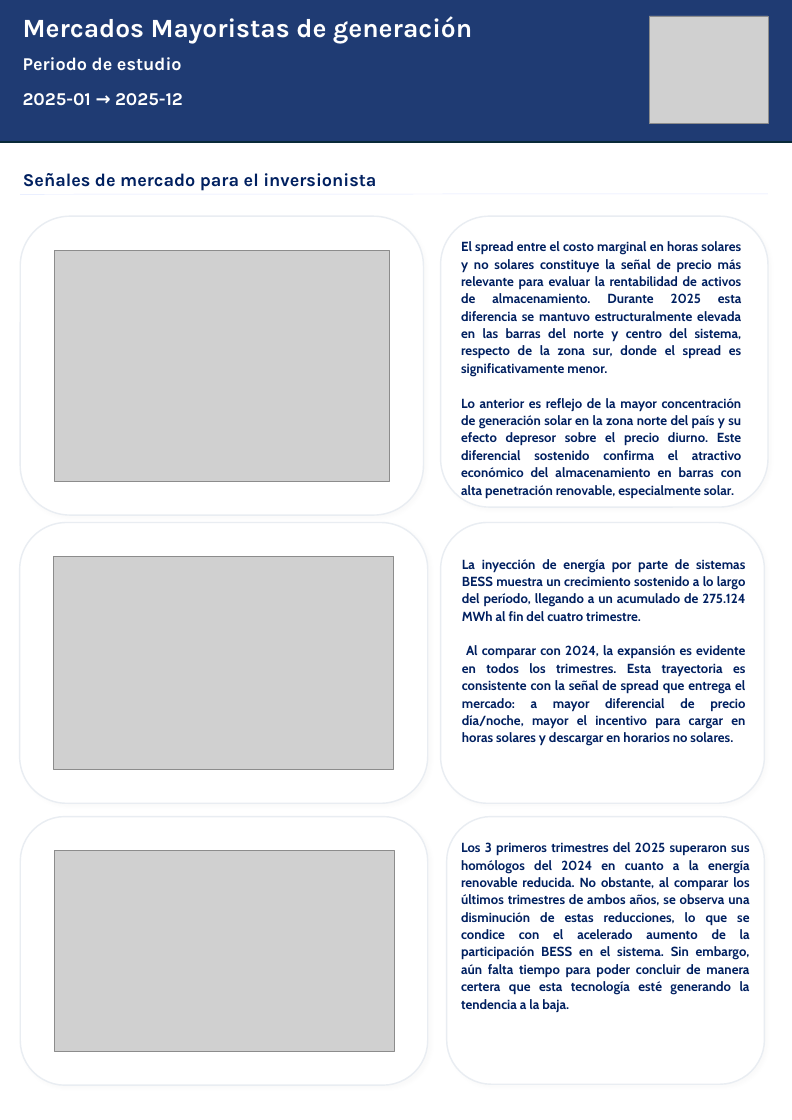
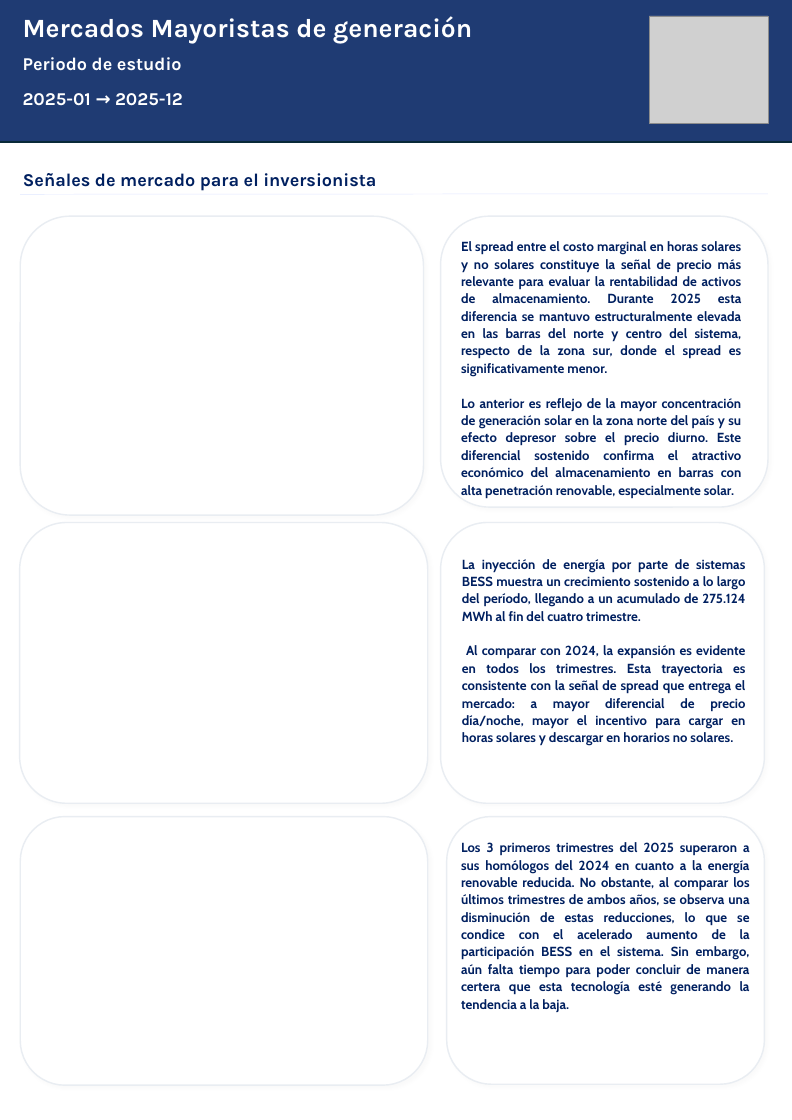
Before and after one commit to Pinzun/reporte_generacion, a slide deck: slide 2 of data/processed/reports/reporte_generacion.pptx. Drawn at 792x1120 pixels with LibreOffice and Linux fonts; fonts in the diff are those of the drawing; grey boxes stand for pictures; background and template pictures are left out. Boxes give left, top, right and bottom in pixels: in the first picture for what was removed or moved away, otherwise in the second. Text is boxed around its words. In the diff, an @@ line names an element or a change of style, - is before the commit and + after.

```diff
--- a/data/processed/reports/reporte_generacion.pptx
+++ b/data/processed/reports/reporte_generacion.pptx
@@ picture removed at [54, 250, 390, 481] @@
@@ picture removed at [54, 556, 394, 770] @@
@@ picture removed at [54, 851, 394, 1052] @@
@@ text at [461, 842, 750, 1012]: text changed @@
-Los 3 primeros trimestres del 2025 superaron sus homólogos del 2024 en cuanto a la energía renovable reducida. No obstante, al comparar los últimos trimestres de ambos años, se observa una disminución de estas reducciones, lo que se condice con el acelerado aumento de la participación BESS en el sistema. Sin embargo, aún falta tiempo para poder concluir de manera certera que esta tecnología esté generando la tendencia a la baja.
+Los 3 primeros trimestres del 2025 superaron a sus homólogos del 2024 en cuanto a la energía renovable reducida. No obstante, al comparar los últimos trimestres de ambos años, se observa una disminución de estas reducciones, lo que se condice con el acelerado aumento de la participación BESS en el sistema. Sin embargo, aún falta tiempo para poder concluir de manera certera que esta tecnología esté generando la tendencia a la baja.
```
Also in this commit, not shown: 2 other slides changed, 11 other files.
